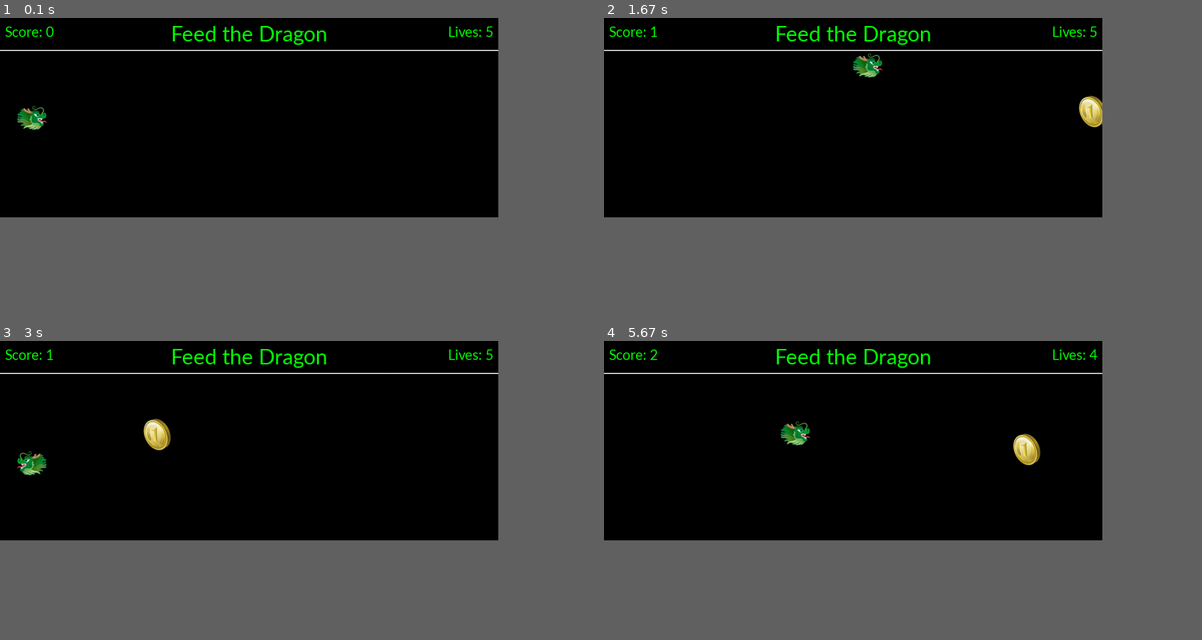
Above: before the commit, frames 1-4 (two rows, left to right).
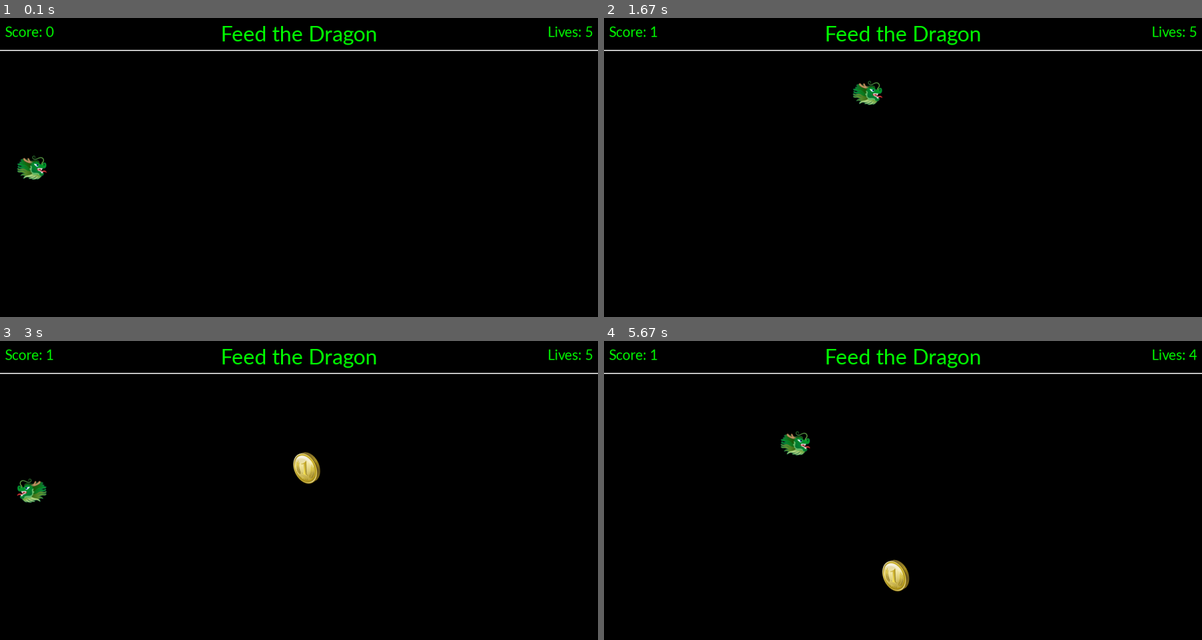
Above: after the commit, the same moments.

Repository: jpickup/PtyhonGameDev
Game: pygame game, started from feed-the-dragon/feed_the_dragon.py
Two runs of this game, one before a commit and one after it. Both use one fixed random seed, a clock stepped at 60 frames per second and the inputs below.
Inputs:
- Up to frame 1 (0.1 s): no input
- Up to frame 2 (1.67 s): hold Right 0.33-0.8 s; hold Up 0.83-1.13 s; hold Right 1.17-1.63 s
- Up to frame 3 (3 s): hold Left 1.67-2.2 s; hold Down 2.23-2.53 s; hold Left 2.57-2.97 s
- Up to frame 4 (5.67 s): hold Up 3-3.37 s; hold Right 3.4-4.03 s; hold Down 4.07-4.43 s; hold Left 4.47-4.93 s; hold Right 4.97-5.43 s; hold Up from 5.47 s (still down)
In our replay, the window is 750x300 before the commit and 900x450 after it. These sizes can differ from the game's own. Grey fills any space a smaller window leaves; there, only what the larger window draws over its background counts as a difference.

The runs differ from the first frame. In frame 1, 1.7% of the frame differs, in the area x 2-100%, y 2-55%; in frame 2, 2.0%; in frame 3, 2.5%; in frame 4, 2.4%.

Commit message:
increase window size

Diff:
--- a/feed-the-dragon/feed_the_dragon.py
+++ b/feed-the-dragon/feed_the_dragon.py
@@ -2,8 +2,8 @@
 
 pygame.init()
 
-WINDOW_WIDTH = 1000
-WINDOW_HEIGHT = 400
+WINDOW_WIDTH = 1200
+WINDOW_HEIGHT = 600
 PLAYER_STARTING_LIVES = 5
 PLAYER_VELOCITY = 5
 COIN_STARTING_VELOCITY = 5
